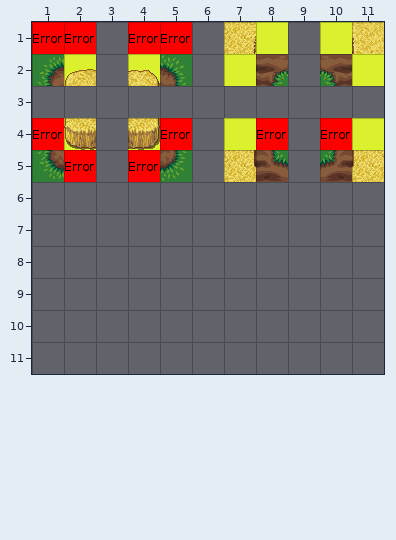
A Tiled map gets an edit: automapping/rulewheat003.tmx. Above is the file before it was changed.
Cells are 32x32 px. Shown: x 1..11, y 1..11. The old version is drawn lined up with the new one.
The result:
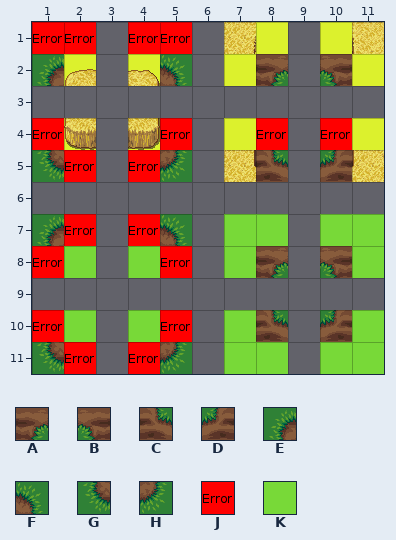
Key: from "plowed_soil": A 1, B 2, C 4, D 5, E 6, F 8, G 12, H 14; from "ruleset": J 9, K 13.
_ is an empty cell, . an unchanged one.
From old to new:
map size 13x7 -> 13x13 cells
--- layer "Regions"
@@ x 1..5 @@
- 7 ._._.
- 8 _..._
+ 7 .J.J.
+ 8 J...J
@@ x 1..5 @@
-10 _..._
-11 ._._.
+10 J...J
+11 .J.J.
--- layer "Input_set"
@@ x 2..11 @@
- 7 .....__.__
- 8 _._.._..._
+ 7 .....KK.KK
+ 8 K.K..K...K
@@ x 2..11 @@
-10 _._.._..._
-11 .....__.__
+10 K.K..K...K
+11 .....KK.KK
--- layer "Output_Grass"
@@ x 1..10 @@
- 7 _..._.....
- 8 ......._._
+ 7 E...F.....
+ 8 .......A.B
@@ x 1..10 @@
-10 ......._._
-11 _..._.....
+10 .......C.D
+11 G...H.....
